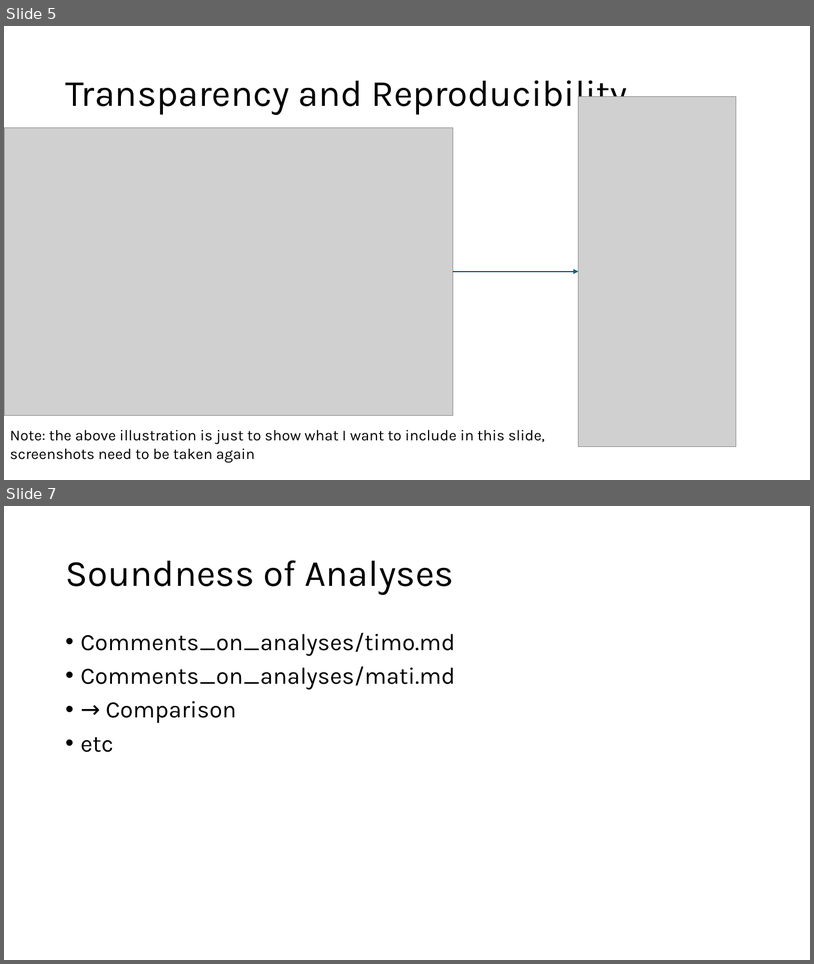
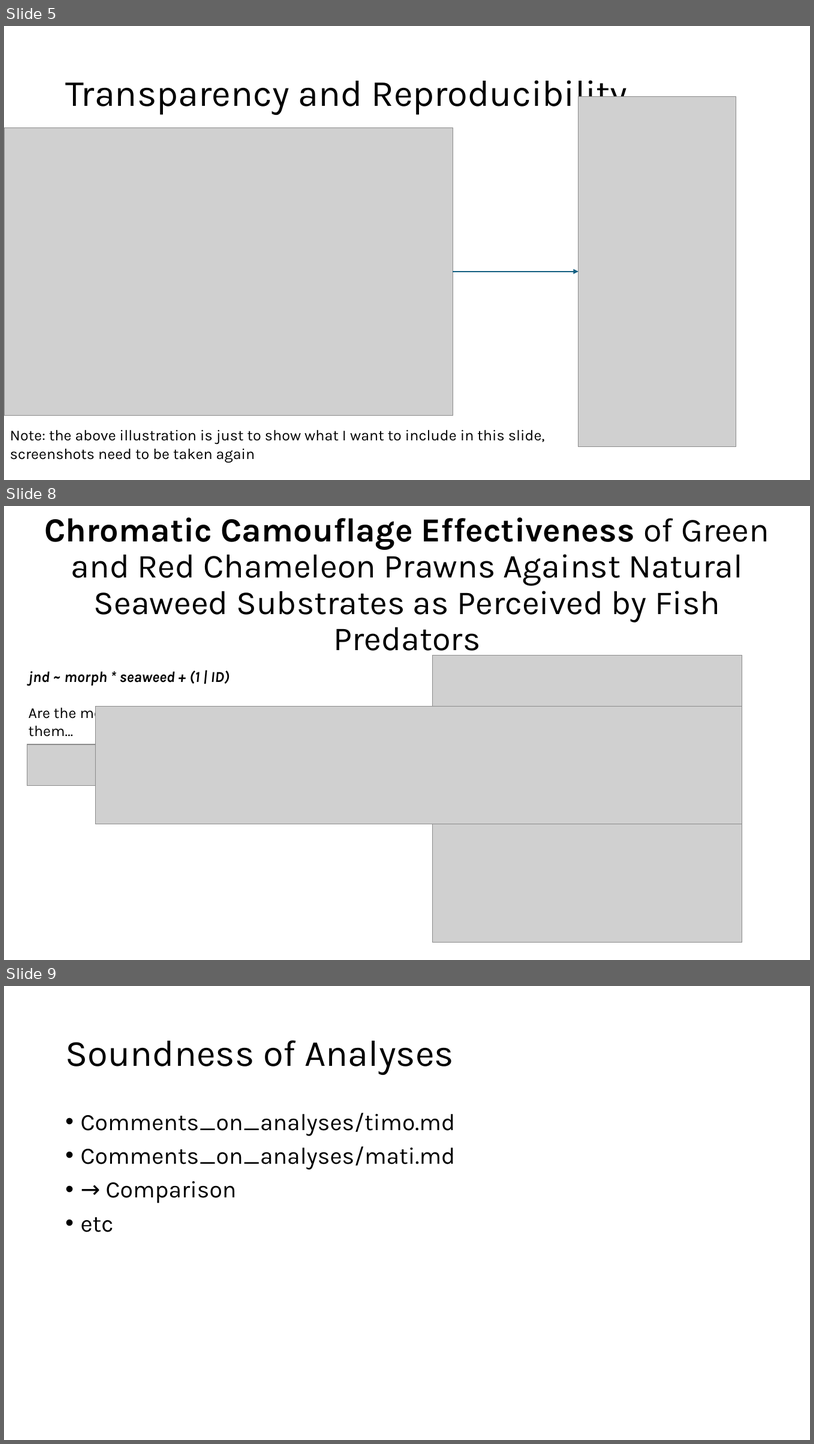
Before and after one commit to starnma1/BME_321_MiniProject, a slide deck: presentation/miniproject_presentation.pptx. Shown one above the other, each under a label of ours: slides 5 and 7 before the commit, slides 5, 8 and 9 after it; the slides between them are not shown. The pictures are 814x964 and 814x1444 pixels, drawn with LibreOffice and Linux fonts; fonts in the diff are those of the drawing; grey boxes stand for pictures. Boxes give left, top, right and bottom in pixels: in the first picture for what was removed or moved away, otherwise in the second. Text is boxed around its words. In the diff, an @@ line names an element or a change of style, - is before the commit and + after.

```diff
--- a/presentation/miniproject_presentation.pptx
+++ b/presentation/miniproject_presentation.pptx
@@ slide 8 added at bbox=[4, 506, 810, 960], background #FFFFFF @@
@@ title added at bbox=[44, 517, 770, 658], 40 pt, text #000000 @@
+Chromatic Camouflage Effectiveness of Green and Red Chameleon Prawns Against Natural Seaweed Substrates as Perceived by Fish Predators
@@ picture added at bbox=[433, 655, 743, 942] @@
@@ text added at bbox=[29, 670, 386, 722], 18 pt, text #000000 @@
+jnd ~ morph * seaweed + (1 | ID)
+Are the model assumptions met, and did they check them…
@@ picture added at bbox=[95, 706, 743, 823] @@
@@ picture added at bbox=[27, 744, 302, 786] @@
@@ what was slide 7 is now slide 9 @@
```
Also in this commit, not shown: 1 other slide added, 1 other file.
